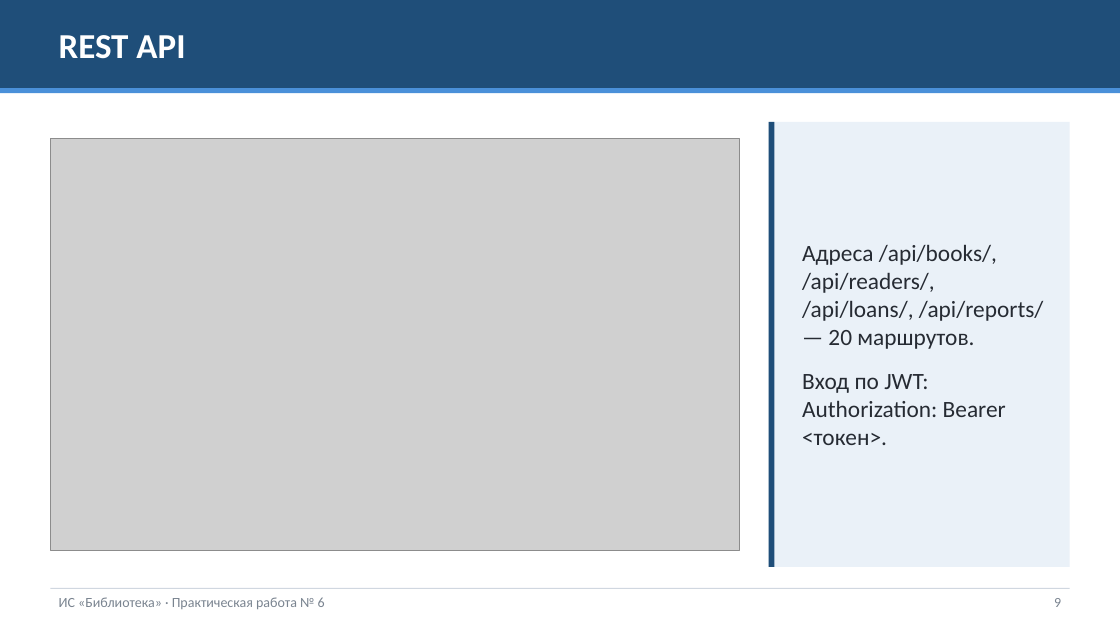
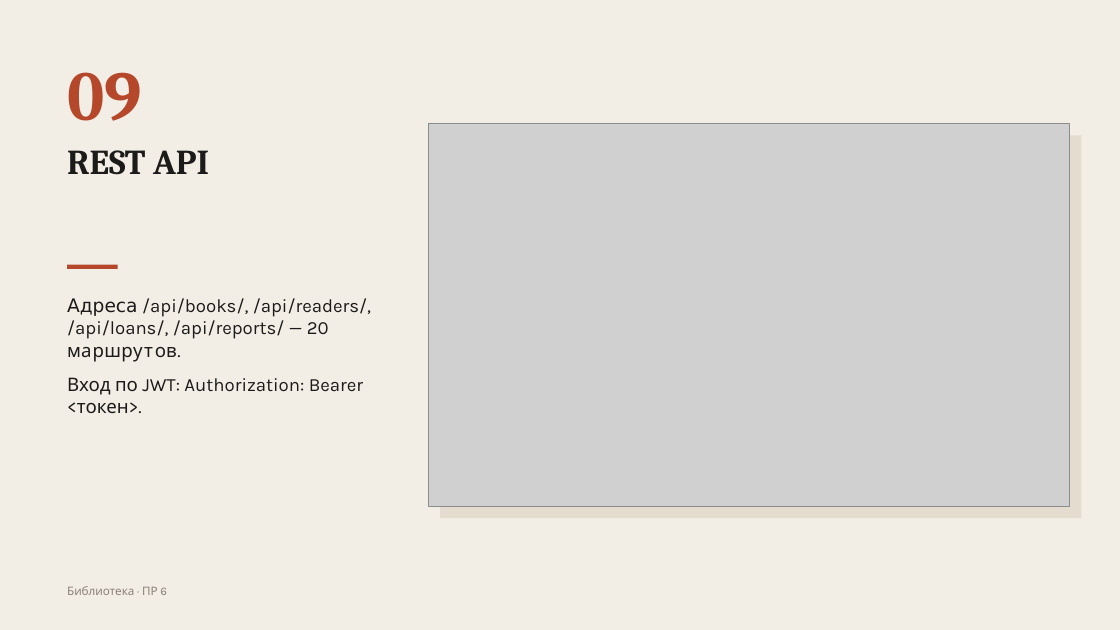
Before and after one commit to aaa111ws/MDK04.01-, a slide deck: slide 9 of pr6/Презентация.pptx. Drawn at 1120x630 pixels with LibreOffice and Linux fonts; fonts in the diff are those of the drawing; grey boxes stand for pictures. Boxes give left, top, right and bottom in pixels: in the first picture for what was removed or moved away, otherwise in the second. Text is boxed around its words. In the diff, an @@ line names an element or a change of style, - is before the commit and + after.

```diff
--- a/pr6/Презентация.pptx
+++ b/pr6/Презентация.pptx
@@ background #FFFFFF to #F3EEE5 @@
@@ rectangle removed at bbox=[0, 0, 1120, 88] @@
@@ rectangle removed at bbox=[0, 88, 1120, 93] @@
@@ text added at bbox=[67, 72, 142, 121], 60 pt, text #B5482A, bold @@
+09
@@ text "REST API": place and size @@
-text "REST API" at bbox=[59, 35, 185, 59]
+text "REST API" at bbox=[67, 150, 209, 175]
@@ text "REST API" at bbox=[67, 150, 209, 175]: font Calibri to Cambria, text colour #FFFFFF to #1C1B19; line spacing 1 to 0.95; vertical alignment middle to top @@
@@ picture: place and size @@
-picture at bbox=[50, 139, 739, 550]
+picture at bbox=[429, 124, 1070, 507]
@@ rectangle added at bbox=[440, 135, 1081, 518], fill #E4DCCF @@
@@ rectangle removed at bbox=[769, 122, 1070, 567] @@
@@ rectangle removed at bbox=[769, 122, 775, 567] @@
@@ rectangle added at bbox=[67, 265, 118, 269], fill #B5482A @@
@@ text "Адреса /api/books/, /api/readers/, /api/loans/, /api/reports ...": place and size @@
-text "Адреса /api/books/, /api/readers/, /api/loans/, /api/reports ..." at bbox=[802, 244, 1044, 445]
+text "Адреса /api/books/, /api/readers/, /api/loans/, /api/reports ..." at bbox=[67, 298, 371, 413]
@@ text "Адреса /api/books/, /api/readers/, /api/loans/, /api/reports ..." at bbox=[67, 298, 371, 413]: size 20 to 16 pt, font Calibri to Karla, text colour #262B33 to #1C1B19; less space between paragraphs; vertical alignment middle to top @@
@@ rectangle removed at bbox=[50, 588, 1070, 589] @@
@@ text at bbox=[67, 586, 167, 595]: text changed; size 12 to 10 pt; font Calibri to Karla; text colour #7A8490 to #8A8178 @@
-ИС «Библиотека» · Практическая работа № 6
+Библиотека · ПР 6
@@ text removed at bbox=[1054, 598, 1061, 607] @@
-9
```
Also in this commit, not shown: 11 other slides changed.
